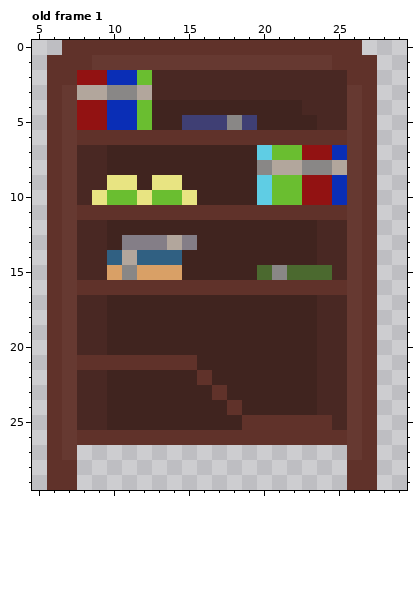
Two states of a pixel-art file, wcale-nie-noita/o20.aseprite. Above is the file before it was changed.
35x30 pixels, 3 frames. Shown: old frame 1: x 5..29, y 0..29.
Now the later version:
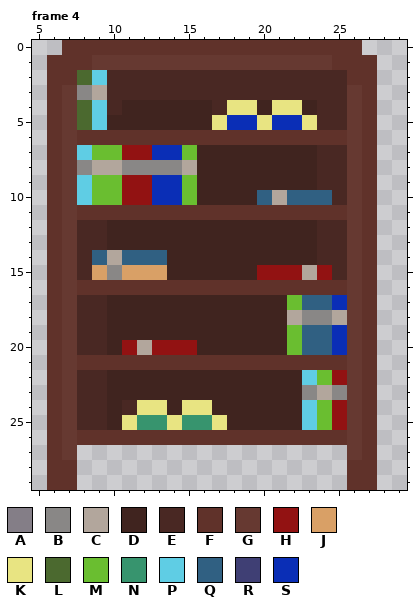
Palette (. is transparent): A #847e87  B #898786  C #b2a69c  D #40241f  E #492823  F #60322a  G #663931  H #921212  J #d9a066  K #e8e482  L #4b692f  M #6abe30  N #37946e  P #5fcde4  Q #306082  R #3f3f74  S #0a2eb6
A new or re-ordered frame is compared with the old frame closest to it.
The exact change:
frames 3 -> 4
Changed rows in their new state; - is an unchanged pixel.
Frame 4 is new; against old frame 1:
first column x 8:
 2 LPEEE-------------
 3 B-EEE-------------
 4 LPEDD----EKK-KKD--
 5 LPDDD--DDKSSKSSK--
 7 PMMHHSSM----DDDDEE
 8 BCCBBBBC----DDDDEE
 9 PMMHHSSM----DDDDEE
10 PM-HHSSM----QCQQQE
13 ---DDDDD----------
14 -QCQ--D-----------
15 -JBJ--D-----HHHCH-
17 --------------MQQS
18 --------------CBBC
19 --------------MQQS
20 ---HCHHH------MQQS
21 --------FFFFFFFFFF
22 --------D------PMH
23 ---------D-----BCB
24 ---EKK-KK-D----PMH
25 ---KNNKNNK-DDDDPMH
